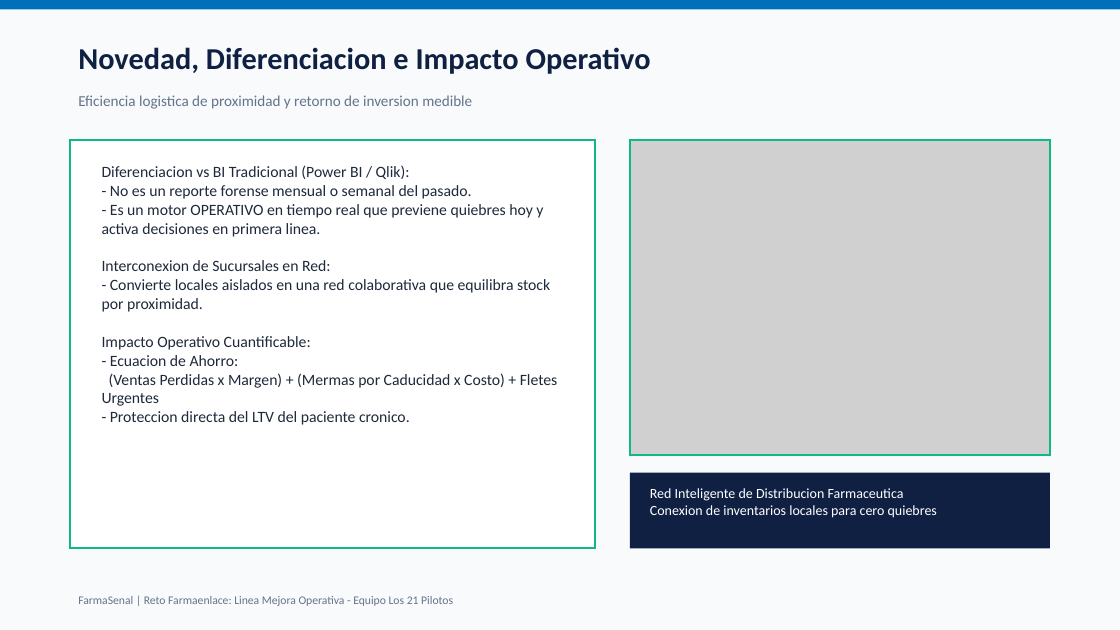
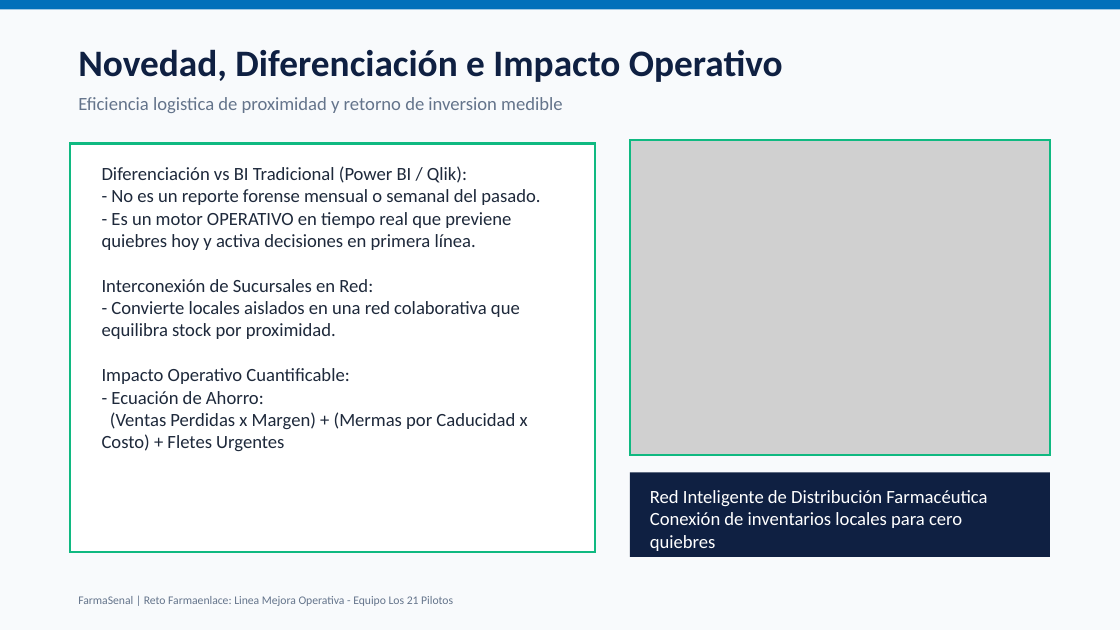
Before and after one commit to alfonso1031/Hackathon-ConnectatVentures-2026-Los21Pilotos, a slide deck: slide 5 of docs/FarmaSenal_Pitch_Presentacion.pptx. Drawn at 1120x630 pixels with LibreOffice and Linux fonts; fonts in the diff are those of the drawing; grey boxes stand for pictures. Boxes give left, top, right and bottom in pixels: in the first picture for what was removed or moved away, otherwise in the second. Text is boxed around its words. In the diff, an @@ line names an element or a change of style, - is before the commit and + after.

```diff
--- a/docs/FarmaSenal_Pitch_Presentacion.pptx
+++ b/docs/FarmaSenal_Pitch_Presentacion.pptx
@@ text at box(78, 49, 783, 82): text changed; size 26 to 32 pt @@
-Novedad, Diferenciacion e Impacto Operativo
+Novedad, Diferenciación e Impacto Operativo
@@ text "Eficiencia logistica de proximidad y ..." at box(78, 97, 562, 113): size 13 to 16 pt @@
@@ rectangle: place and size @@
-rectangle at box(70, 140, 595, 549)
+rectangle at box(70, 144, 595, 552)
@@ text at box(102, 166, 467, 183): text changed; size 13.5 to 16 pt @@
-Diferenciacion vs BI Tradicional (Power BI / Qlik):
+Diferenciación vs BI Tradicional (Power BI / Qlik):
@@ text at box(102, 189, 540, 451): size 13.5 to 16 pt in "- No es un reporte forense mensual ...", "- Convierte locales aislados en una red ...", "Impacto Operativo Cuantificable:", "(Ventas Perdidas x Margen) + (Mermas por ..." @@
@@ text at box(102, 212, 511, 292): text changed; size 13.5 to 16 pt @@
-- Es un motor OPERATIVO en tiempo real que previene quiebres hoy y activa decisiones en primera linea.
-Interconexion de Sucursales en Red:
+- Es un motor OPERATIVO en tiempo real que previene quiebres hoy y activa decisiones en primera línea.
+Interconexión de Sucursales en Red:
@@ text at box(110, 411, 410, 425): paragraph removed @@
-- Proteccion directa del LTV del paciente cronico.
@@ text at box(111, 391, 264, 404): text changed; size 13.5 to 16 pt @@
-- Ecuacion de Ahorro:
+- Ecuación de Ahorro:
@@ rectangle: place and size @@
-rectangle at box(630, 472, 1050, 548)
+rectangle at box(630, 472, 1050, 557)
@@ text at box(650, 490, 987, 551): text changed; size 12 to 16 pt @@
-Red Inteligente de Distribucion Farmaceutica
-Conexion de inventarios locales para cero quiebres
+Red Inteligente de Distribución Farmacéutica
+Conexión de inventarios locales para cero quiebres
```
Also in this commit, not shown: 5 other slides changed.
